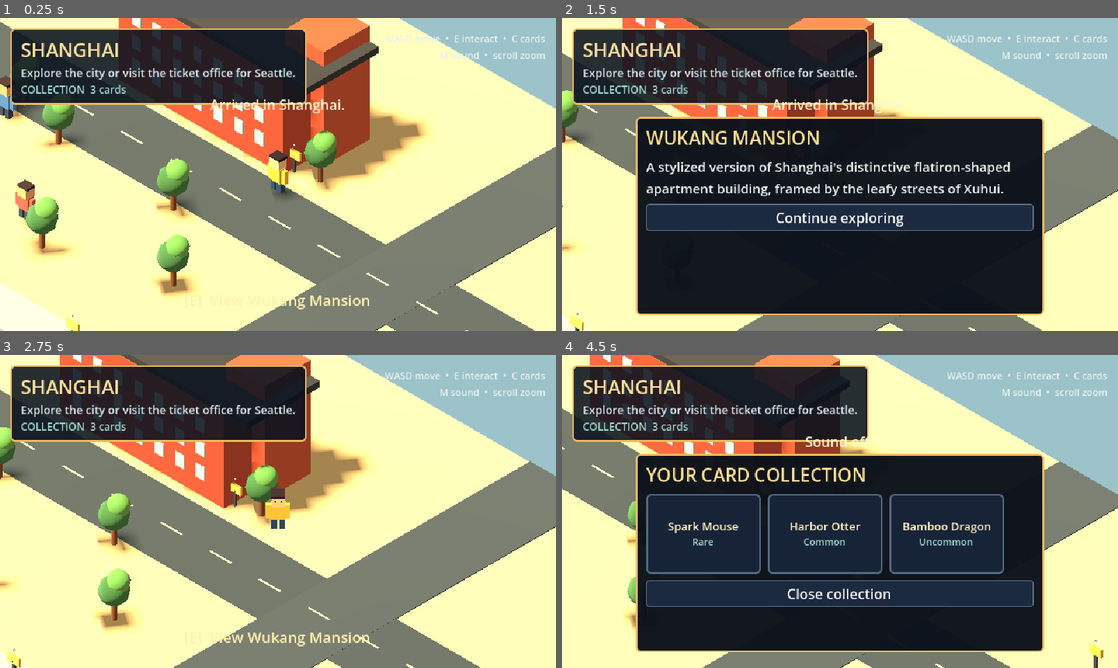
Above: before the commit, frames 1-4 (two rows, left to right).
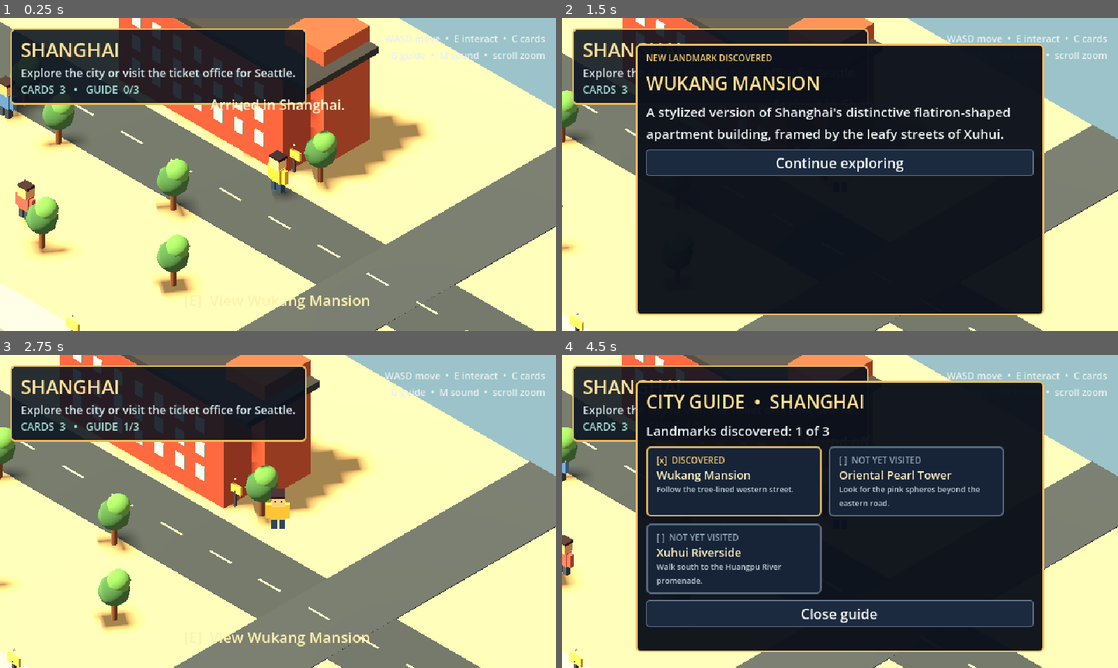
Above: after the commit, the same moments.

Repository: littlejedi/world-of-friends
Game: Godot game, scene res://scenes/main.tscn
Same seed, same stepped clock (60 frames per second), same inputs: the game is played once before the commit and once after it.
Inputs (mouse positions are in pixels of both pictures, inside the frame that each line leads up to):
- Up to frame 1 (0.25 s): no input
- Up to frame 2 (1.5 s): tap Enter (ui_accept) at 0.5, 0.77 s; move the mouse to (962, 158) at 0.52 s; hold D (move_right) 0.53-1.28 s; hold C (collection) 0.53-1.28 s; tap E (interact) at 0.8, 1.35 s; move the mouse to (728, 190) at 1.27 s; hold S (move_back) from 1.28 s (still down)
- Up to frame 3 (2.75 s): tap Enter (ui_accept) at 1.52 s; tap G (city_guide, bound only after the commit) at 1.55 s; release S (move_back) at 2 s; click "Continue exploring" at 2 s
- Up to frame 4 (4.5 s): tap Enter (ui_accept) at 2.75, 3.5, 3.77 s; move the mouse to (895, 442) at 2.77 s; hold D (move_right) 2.78-3.53 s; hold G (city_guide, bound only after the commit) 2.78-3.53 s; tap C (collection) at 3.05 s; move the mouse to (812, 574) at 3.52 s; hold W (move_forward) 3.53-4.28 s; tap M (audio_toggle) at 3.6 s; tap E (interact) at 3.8 s; move the mouse to (1006, 558) at 4.27 s; hold A (move_left) from 4.28 s (still down); hold C (collection) from 4.28 s (still down)

The runs differ from the first frame. In frame 1, 0.4% of the frame differs, in the area x 4-78%, y 10-25%; in frame 2, 29%; in frame 3, 0.4%; in frame 4, 46%, in the area x 0-100%, y 0-100%.

Commit message:
Add city guides and landmark discovery

Diff:
--- a/project.godot
+++ b/project.godot
@@ -79,6 +79,11 @@
 "events": [Object(InputEventKey,"resource_local_to_scene":false,"resource_name":"","device":0,"window_id":0,"alt_presse …(189 unchanged characters)…
 ]
 }
+city_guide={
+"deadzone": 0.2,
+"events": [Object(InputEventKey,"resource_local_to_scene":false,"resource_name":"","device":0,"window_id":0,"alt_pressed":false,"shift_pressed":false,"ctrl_pressed":false,"meta_pressed":false,"pressed":false,"keycode":0,"physical_keycode":71,"key_label":0,"unicode":0,"location":0,"echo":false,"script":null)
+]
+}
 
 [rendering]
 
--- a/scripts/core/game_state.gd
+++ b/scripts/core/game_state.gd
@@ -1,6 +1,19 @@
 extends Node
 
 const SAVE_PATH := "user://world_of_friends_save.json"
+const LANDMARK_GUIDE := {
+	"shanghai": [
+		{"id": "wukang_mansion", "title": "Wukang Mansion", "hint": "Follow the tree-lined western street."},
+		{"id": "oriental_pearl", "title": "Oriental Pearl Tower", "hint": "Look for the pink spheres beyond the eastern road."},
+		{"id": "xuhui_riverside", "title": "Xuhui Riverside", "hint": "Walk south to the Huangpu River promenade."}
+	],
+	"seattle": [
+		{"id": "pike_place", "title": "Pike Place Market", "hint": "Follow the western street toward the red market sign."},
+		{"id": "space_needle", "title": "Space Needle", "hint": "Look north-east for the tall observation tower."},
+		{"id": "seattle_aquarium", "title": "Seattle Aquarium", "hint": "Head toward the blue building beside the waterfront."},
+		{"id": "great_wheel", "title": "Seattle Great Wheel", "hint": "Follow the bay promenade to the rotating wheel."}
+	]
+}
 
 var current_world: String = "shanghai"
 var has_arrived_seattle: bool = false
@@ -10,6 +23,7 @@
 var world_positions: Dictionary = {}
 var card_texture_cache: Dictionary = {}
 var ambient_audio_enabled: bool = true
+var discovered_landmarks: Array = []
 
 
 func _ready() -> void:
@@ -23,6 +37,7 @@
 		"friends_in_party": false,
 		"world_positions": {},
 		"ambient_audio_enabled": true,
+		"discovered_landmarks": [],
 		"player_cards": [
 			{"id": "spark_mouse", "name": "Spark Mouse", "rarity": "Rare"},
 			{"id": "harbor_otter", "name": "Harbor Otter", "rarity": "Common"},
@@ -50,6 +65,7 @@
 	friend_cards = data.get("friend_cards", fallback.friend_cards).duplicate(true)
 	world_positions = data.get("world_positions", fallback.world_positions).duplicate(true)
 	ambient_audio_enabled = bool(data.get("ambient_audio_enabled", fallback.ambient_audio_enabled))
+	discovered_landmarks = data.get("discovered_landmarks", fallback.discovered_landmarks).duplicate()
 
 
 func load_game() -> void:
@@ -78,6 +94,7 @@
 		"friends_in_party": friends_in_party,
 		"world_positions": world_positions,
 		"ambient_audio_enabled": ambient_audio_enabled,
+		"discovered_landmarks": discovered_landmarks,
 		"player_cards": player_cards,
 		"friend_cards": friend_cards
 	}
@@ -97,6 +114,30 @@
 func set_ambient_audio_enabled(enabled: bool) -> void:
 	ambient_audio_enabled = enabled
 	save_game()
+
+
+func discover_landmark(landmark_id: String) -> bool:
+	if discovered_landmarks.has(landmark_id):
+		return false
+	discovered_landmarks.append(landmark_id)
+	save_game()
+	return true
+
+
+func is_landmark_discovered(landmark_id: String) -> bool:
+	return discovered_landmarks.has(landmark_id)
+
+
+func get_landmark_entries(world_id: String) -> Array:
+	return LANDMARK_GUIDE.get(world_id, [])
+
+
+func get_discovery_count(world_id: String) -> int:
+	var count := 0
+	for entry in get_landmark_entries(world_id):
+		if is_landmark_discovered(str(entry.id)):
+			count += 1
+	return count
 
 
 func mark_seattle_arrival() -> bool:
--- a/scripts/core/main.gd
+++ b/scripts/core/main.gd
@@ -63,6 +63,9 @@
 	elif event.is_action_pressed("collection") and not hud.is_modal_open() and not travel_in_progress:
 		hud.show_collection()
 		get_viewport().set_input_as_handled()
+	elif event.is_action_pressed("city_guide") and not hud.is_modal_open() and not travel_in_progress:
+		hud.show_city_guide()
+		get_viewport().set_input_as_handled()
 	elif event.is_action_pressed("audio_toggle") and not travel_in_progress:
 		_on_ambient_audio_toggle()
 		get_viewport().set_input_as_handled()
@@ -155,8 +158,9 @@
 	gameplay_audio.play_footstep()
 
 
-func _on_landmark_info(title: String, description: String) -> void:
-	hud.show_landmark(title, description)
+func _on_landmark_info(landmark_id: String, title: String, description: String) -> void:
+	var is_new := GameState.discover_landmark(landmark_id)
+	hud.show_landmark(title, description, is_new)
 
 
 func _on_save_requested() -> void:
--- a/scripts/gameplay/landmark_interactable.gd
+++ b/scripts/gameplay/landmark_interactable.gd
@@ -1,15 +1,17 @@
 class_name LandmarkInteractable
 extends Node3D
 
-signal info_requested(title: String, description: String)
+signal info_requested(landmark_id: String, title: String, description: String)
 
 const Art = preload("res://scripts/art/procedural_factory.gd")
 
 var landmark_title: String = "Landmark"
+var landmark_id: String = "landmark"
 var description: String = ""
 
 
-func setup(title: String, body: String) -> void:
+func setup(id: String, title: String, body: String) -> void:
+	landmark_id = id
 	landmark_title = title
 	description = body
 
@@ -27,4 +29,4 @@
 
 
 func interact(_player: Node3D) -> void:
-	info_requested.emit(landmark_title, description)
+	info_requested.emit(landmark_id, landmark_title, description)
--- a/scripts/gameplay/world_scene.gd
+++ b/scripts/gameplay/world_scene.gd
@@ -3,7 +3,7 @@
 
 signal travel_requested(destination: String)
 signal friend_conversation_requested(friend_id: String, display_name: String)
-signal landmark_info_requested(title: String, description: String)
+signal landmark_info_requested(landmark_id: String, title: String, description: String)
 
 const Art = preload("res://scripts/art/procedural_factory.gd")
 const TicketOfficeScript = preload("res://scripts/gameplay/ticket_office.gd")
@@ -160,9 +160,9 @@
 	add_child(office)
 	for tree_position in [Vector3(-18, 0, -2), Vector3(-15, 0, -1), Vector3(-8, 0, -1), Vector3(-5, 0, -7), Vector3(-4, 0, 3), Vector3(-10, 0, 5), Vector3(17, 0, 2)]:
 		Art.add_tree(self, tree_position, 1.0)
-	_add_landmark("Wukang Mansion", "A stylized version of Shanghai's distinctive flatiron-shaped apartment building, framed by the leafy streets of Xuhui.", Vector3(-6.3, 0, -6.7))
-	_add_landmark("Oriental Pearl Tower", "The glowing spheres of this skyline landmark mark the Pudong side of the Huangpu River.", Vector3(12.4, 0, -8.2))
-	_add_landmark("Xuhui Riverside", "A broad riverside promenade for walking, resting, and looking across Shanghai's changing waterfront.", Vector3(-4.0, 0, 9.1))
+	_add_landmark("wukang_mansion", "Wukang Mansion", "A stylized version of Shanghai's distinctive flatiron-shaped apartment building, framed by the leafy streets of Xuhui.", Vector3(-6.3, 0, -6.7))
+	_add_landmark("oriental_pearl", "Oriental Pearl Tower", "The glowing spheres of this skyline landmark mark the Pudong side of the Huangpu River.", Vector3(12.4, 0, -8.2))
+	_add_landmark("xuhui_riverside", "Xuhui Riverside", "A broad riverside promenade for walking, resting, and looking across Shanghai's changing waterfront.", Vector3(-4.0, 0, 9.1))
 	_add_ambient_boat("HuangpuRiverBoat", Vector3(-20, 0.18, 14.4), Vector3(20, 0.18, 14.4), Color("#d47a4d"), 18.0)
 	_add_bird_flock("ShanghaiBirds", Vector3(-18, 7.2, 1.0), Vector3(20, 7.2, 1.0), 22.0)
 	_add_street_walker("ShanghaiWalkerA", Vector3(-18, 0.02, -0.8), Vector3(-7, 0.02, -0.8), Color("#4f7eb8"), 0.88, 13.0)
@@ -221,10 +221,10 @@
 	add_child(office)
 	for tree_position in [Vector3(-18, 0, -1), Vector3(-15, 0, 2), Vector3(-5, 0, -8), Vector3(5, 0, -9), Vector3(18, 0, -1), Vector3(15, 0, 3)]:
 		Art.add_tree(self, tree_position, 1.08)
-	_add_landmark("Pike Place Market", "A compact market district filled with produce stands, flowers, warm signs, and steep streets leading toward the water.", Vector3(-6.6, 0, -6.3))
-	_add_landmark("Space Needle", "Seattle's space-age observation tower rises above the northern side of this postcard world.", Vector3(10.7, 0, -7.4))
-	_add_landmark("Seattle Aquarium", "A waterfront aquarium on Pier 59, represented here by its glassy marine-blue facade.", Vector3(-5.4, 0, 3.8))
-	_add_landmark("Seattle Great Wheel", "A glowing waterfront wheel overlooking Elliott Bay and the distant sea.", Vector3(3.4, 0, 8.7))
+	_add_landmark("pike_place", "Pike Place Market", "A compact market district filled with produce stands, flowers, warm signs, and steep streets leading toward the water.", Vector3(-6.6, 0, -6.3))
+	_add_landmark("space_needle", "Space Needle", "Seattle's space-age observation tower rises above the northern side of this postcard world.", Vector3(10.7, 0, -7.4))
+	_add_landmark("seattle_aquarium", "Seattle Aquarium", "A waterfront aquarium on Pier 59, represented here by its glassy marine-blue facade.", Vector3(-5.4, 0, 3.8))
+	_add_landmark("great_wheel", "Seattle Great Wheel", "A glowing waterfront wheel overlooking Elliott Bay and the distant sea.", Vector3(3.4, 0, 8.7))
 	_add_ambient_boat("ElliottBayFerry", Vector3(-21, 0.22, 14.8), Vector3(21, 0.22, 14.8), Color("#e8eee8"), 20.0)
 	_add_bird_flock("SeattleGulls", Vector3(20, 7.6, 2.0), Vector3(-20, 7.6, 2.0), 19.0)
 	_add_street_walker("SeattleWalkerA", Vector3(-18, 0.02, -1.0), Vector3(-7, 0.02, -1.0), Color("#d28b45"), 0.90, 14.0)
@@ -322,9 +322,9 @@
 	refresh_friend_following()
 
 
-func _add_landmark(title: String, description: String, location: Vector3) -> void:
+func _add_landmark(landmark_id: String, title: String, description: String, location: Vector3) -> void:
 	var landmark := LandmarkScript.new()
-	landmark.setup(title, description)
+	landmark.setup(landmark_id, title, description)
 	landmark.position = location
 	landmark.info_requested.connect(_on_landmark_info)
 	add_child(landmark)
@@ -393,5 +393,5 @@
 	friend_conversation_requested.emit(friend_id, display_name)
 
 
-func _on_landmark_info(title: String, description: String) -> void:
-	landmark_info_requested.emit(title, description)
+func _on_landmark_info(landmark_id: String, title: String, description: String) -> void:
+	landmark_info_requested.emit(landmark_id, title, description)
--- a/scripts/ui/hud.gd
+++ b/scripts/ui/hud.gd
@@ -22,6 +22,7 @@
 var current_friend_name: String = ""
 var toast_serial: int = 0
 var toast_timer: Timer
+var current_world_id: String = "shanghai"
 
 
 func _ready() -> void:
@@ -77,7 +78,7 @@
 	info_box.add_child(collection_label)
 
 	var controls := Label.new()
-	controls.text = "WASD move  •  E interact  •  C cards\nM sound  •  scroll zoom"
+	controls.text = "WASD move  •  E interact  •  C cards\nG guide  •  M sound  •  scroll zoom"
 	controls.horizontal_alignment = HORIZONTAL_ALIGNMENT_RIGHT
 	controls.anchor_left = 1.0
 	controls.anchor_right = 1.0
@@ -128,7 +129,7 @@
 	modal.anchor_bottom = 1.0
 	modal.offset_left = -235
 	modal.offset_right = 235
-	modal.offset_top = -246
+	modal.offset_top = -330
 	modal.offset_bottom = -18
 	modal.mouse_filter = Control.MOUSE_FILTER_STOP
 	modal.add_theme_stylebox_override("panel", _panel_style(Color(0.045, 0.065, 0.105, 0.97), Color("#f0bd5d")))
@@ -166,6 +167,7 @@
 
 
 func set_world(world_id: String) -> void:
+	current_world_id = world_id
 	city_label.text = "SHANGHAI" if world_id == "shanghai" else "SEATTLE"
 	if world_id == "shanghai":
 		objective_label.text = "Explore the city or visit the ticket office for Seattle."
@@ -173,11 +175,17 @@
 		objective_label.text = "Explore together or return to Shanghai."
 	else:
 		objective_label.text = "Meet Kent and Joey near the waterfront terminal."
-	update_collection_count()
+	update_progress()
 
 
 func update_collection_count() -> void:
-	collection_label.text = "COLLECTION  %d cards" % GameState.player_cards.size()
+	update_progress()
+
+
+func update_progress() -> void:
+	var discovered := GameState.get_discovery_count(current_world_id)
+	var total := GameState.get_landmark_entries(current_world_id).size()
+	collection_label.text = "CARDS  %d   •   GUIDE  %d/%d" % [GameState.player_cards.size(), discovered, total]
 
 
 func set_prompt(prompt: String) -> void:
@@ -305,12 +313,59 @@
 	return picker
 
 
-func show_landmark(title: String, description: String) -> void:
-	_clear_modal()
+func show_landmark(title: String, description: String, is_new: bool = false) -> void:
+	_clear_modal()
+	if is_new:
+		_add_kicker("NEW LANDMARK DISCOVERED")
 	_add_heading(title.to_upper())
 	_add_body(description)
+	update_progress()
 	_add_button("Continue exploring", close_modal)
 	_open_modal()
+
+
+func show_city_guide() -> void:
+	_clear_modal()
+	_add_heading("CITY GUIDE  •  %s" % current_world_id.to_upper())
+	var entries := GameState.get_landmark_entries(current_world_id)
+	_add_body("Landmarks discovered: %d of %d" % [GameState.get_discovery_count(current_world_id), entries.size()])
+	var grid := GridContainer.new()
+	grid.columns = 2
+	grid.add_theme_constant_override("h_separation", 8)
+	grid.add_theme_constant_override("v_separation", 8)
+	for entry in entries:
+		grid.add_child(_make_guide_tile(entry, GameState.is_landmark_discovered(str(entry.id))))
+	modal_content.add_child(grid)
+	_add_button("Close guide", close_modal)
+	_open_modal()
+
+
+func _make_guide_tile(entry: Dictionary, discovered: bool) -> PanelContainer:
+	var panel := PanelContainer.new()
+	panel.name = "Guide_%s" % str(entry.id)
+	panel.custom_minimum_size = Vector2(202, 66)
+	var border := Color("#d7ae5f") if discovered else Color("#56687a")
+	panel.add_theme_stylebox_override("panel", _panel_style(Color("#172438"), border))
+	var box := VBoxContainer.new()
+	box.add_theme_constant_override("separation", 1)
+	panel.add_child(box)
+	var status := Label.new()
+	status.text = "[x]  DISCOVERED" if discovered else "[ ]  NOT YET VISITED"
+	status.add_theme_font_size_override("font_size", 10)
+	status.add_theme_color_override("font_color", Color("#f2c96d") if discovered else Color("#91a4b1"))
+	box.add_child(status)
+	var title := Label.new()
+	title.text = str(entry.title)
+	title.add_theme_font_size_override("font_size", 13)
+	title.add_theme_color_override("font_color", Color("#fff0c0"))
+	box.add_child(title)
+	var hint := Label.new()
+	hint.text = str(entry.hint)
+	hint.autowrap_mode = TextServer.AUTOWRAP_WORD_SMART
+	hint.add_theme_font_size_override("font_size", 9)
+	hint.add_theme_color_override("font_color", Color("#b8cbd0"))
+	box.add_child(hint)
+	return panel
 
 
 func show_collection() -> void:
@@ -364,6 +419,7 @@
 	_add_body("Progress is saved locally on this device.")
 	_add_button("Resume", close_modal)
 	_add_button("View card collection", show_collection)
+	_add_button("Open city guide", show_city_guide)
 	_add_button("Sound: %s" % ("On" if GameState.ambient_audio_enabled else "Off"), func() -> void:
 		ambient_audio_toggle_requested.emit()
 		show_pause_menu()
@@ -389,6 +445,14 @@
 	modal_content.add_child(label)
 
 
+func _add_kicker(text: String) -> void:
+	var label := Label.new()
+	label.text = text
+	label.add_theme_font_size_override("font_size", 10)
+	label.add_theme_color_override("font_color", Color("#f2c96d"))
+	modal_content.add_child(label)
+
+
 func _add_body(text: String) -> void:
 	var label := Label.new()
 	label.text = text
--- a/tests/smoke_test.gd
+++ b/tests/smoke_test.gd
@@ -19,9 +19,11 @@
 	GameState.reset_progress()
 	var disk_position := Vector3(1.25, 0.08, -3.5)
 	GameState.set_player_position("shanghai", disk_position)
+	GameState.discover_landmark("wukang_mansion")
 	GameState.apply_data(GameState.defaults())
 	GameState.load_game()
 	check(GameState.get_player_position("shanghai").distance_to(disk_position) < 0.01, "Player position survives a disk save and reload")
+	check(GameState.is_landmark_discovered("wukang_mansion"), "Landmark discoveries survive a disk save and reload")
 	GameState.reset_progress()
 	var scene_resource: PackedScene = load("res://scenes/main.tscn")
 	var main := scene_resource.instantiate()
@@ -30,6 +32,7 @@
 	await get_tree().process_frame
 
 	check(main.current_world != null, "Main world is created")
+	check(GameState.get_landmark_entries("shanghai").size() == 3 and GameState.get_landmark_entries("seattle").size() == 4, "City guide metadata covers both worlds")
 	check(main.gameplay_audio != null, "Gameplay sound system is created")
 	check(main.gameplay_audio.footstep_streams.size() == 2, "Alternating footsteps are synthesized")
 	main._on_player_step()
@@ -53,6 +56,14 @@
 	check(main.current_world.get_node_or_null("WukangMansionPlaque") != null, "Shanghai landmarks can be inspected")
 	main.current_world.get_node("WukangMansionPlaque").interact(main.player)
 	check(main.hud.is_modal_open(), "Inspecting a landmark opens its information panel")
+	check(GameState.is_landmark_discovered("wukang_mansion") and GameState.get_discovery_count("shanghai") == 1, "Inspecting a landmark records its discovery")
+	main.hud.close_modal()
+	main.hud.show_city_guide()
+	await get_tree().process_frame
+	check(main.hud.modal_content.find_children("Guide_*", "PanelContainer", true, false).size() == 3, "Shanghai city guide displays all landmark entries")
+	main.hud.close_modal()
+	main.current_world.get_node("WukangMansionPlaque").interact(main.player)
+	check(GameState.get_discovery_count("shanghai") == 1, "Revisiting a landmark does not duplicate progress")
 	main.hud.close_modal()
 	check(main.player != null and main.camera_rig != null, "Player and diagonal camera are active")
 	var saved_position := Vector3(-2.4, 0.08, -2.2)
@@ -85,6 +96,9 @@
 	check(main.current_world.get_node_or_null("SeattleWalkerA") != null, "Seattle has ambient pedestrians")
 	check(main.current_world.friends.size() == 2, "Kent and Joey appear in Seattle")
 	main.hud.close_modal()
+	main.current_world.get_node("SeattleAquariumPlaque").interact(main.player)
+	check(GameState.is_landmark_discovered("seattle_aquarium") and GameState.get_discovery_count("seattle") == 1, "Seattle discoveries use their own guide progress")
+	main.hud.close_modal()
 	main.current_world.wave_friend("kent")
 	check(main.current_world.friends[0].wave_tween != null, "Saying hello triggers a friend reaction")
 
@@ -113,7 +127,7 @@
 	main.hud.close_modal()
 	main.hud.show_pause_menu()
 	await get_tree().process_frame
-	check(main.hud.modal_content.find_children("*", "Button", true, false).size() == 5, "Pause menu exposes resume, collection, audio, save, and quit actions")
+	check(main.hud.modal_content.find_children("*", "Button", true, false).size() == 6, "Pause menu exposes resume, collection, guide, audio, save, and quit actions")
 	main.hud.close_modal()
 
 	main._on_travel_finished("shanghai")
Not shown, changed: export_presets.cfg
Not shown, changed: README.md
Not shown, changed: docs/PROGRESS.md
